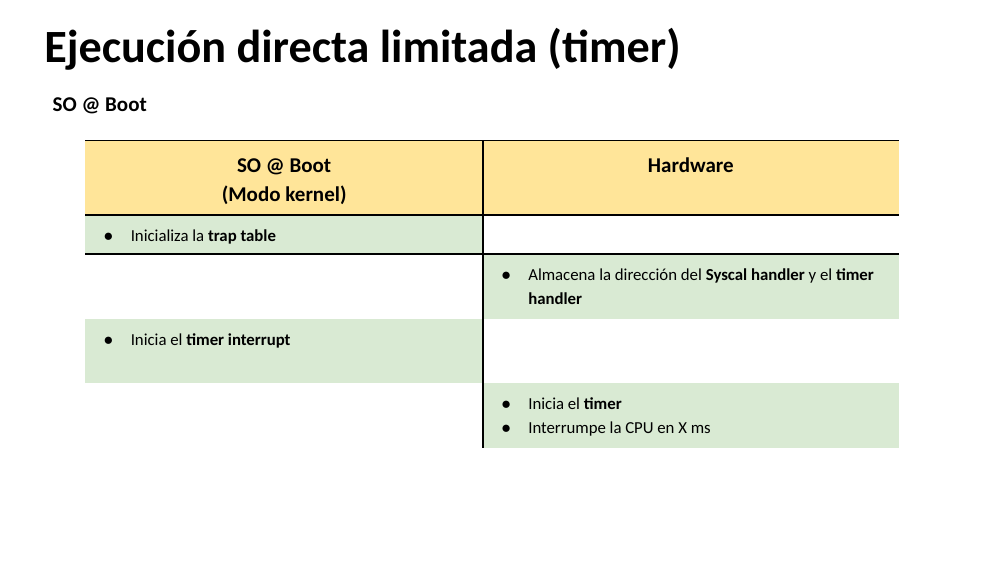
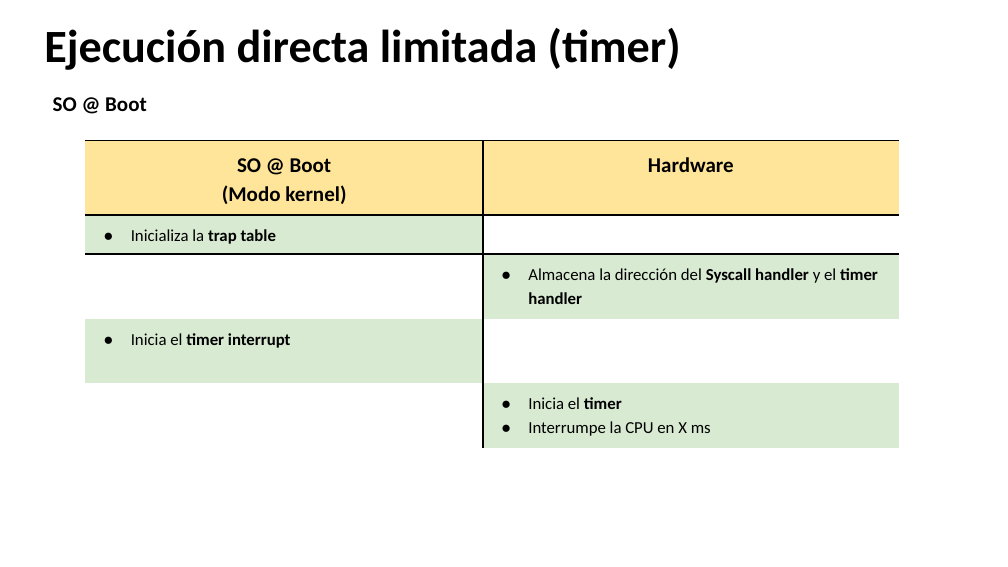
Before and after one commit to udea-so/apuntes_2026-2_SO-virtual, a slide deck: slide 46 of clase_04/SO_apuntes_clase4.pptx (slide 39 before the commit). Drawn at 1008x567 pixels with LibreOffice and Linux fonts; fonts in the diff are those of the drawing. Boxes give left, top, right and bottom in pixels: in the first picture for what was removed or moved away, otherwise in the second. Text is boxed around its words. In the diff, an @@ line names an element or a change of style, - is before the commit and + after.

```diff
--- a/clase_04/SO_apuntes_clase4.pptx
+++ b/clase_04/SO_apuntes_clase4.pptx
@@ table at bbox=[85, 141, 899, 444] @@
-row 3, column 2: Almacena la dirección del Syscal handler y el timer handler
+row 3, column 2: Almacena la dirección del Syscall handler y el timer handler
```
Also in this commit, not shown: 31 other slides changed, 10 slides added, 1 slide removed, 5 other files.
